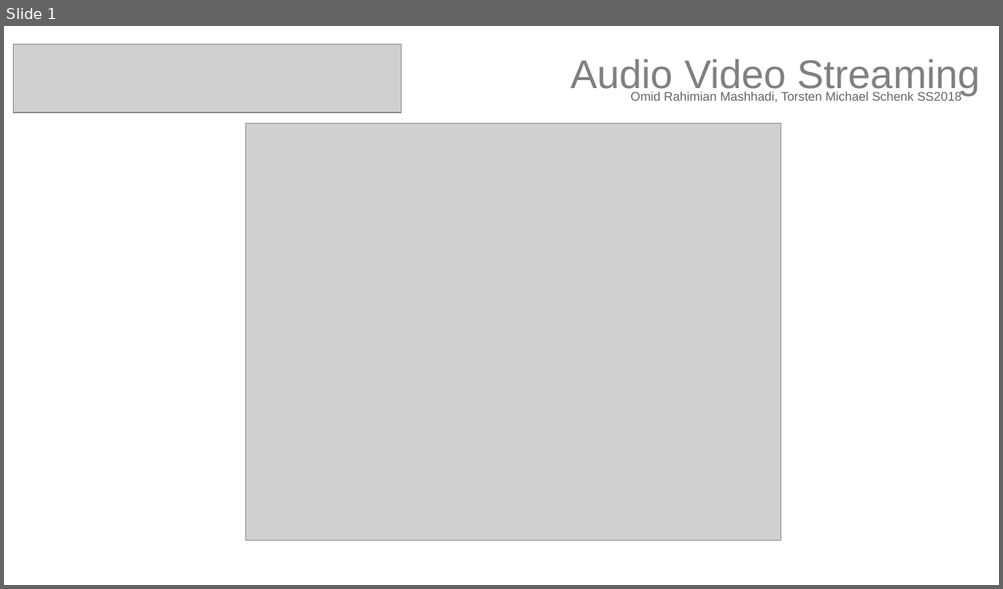
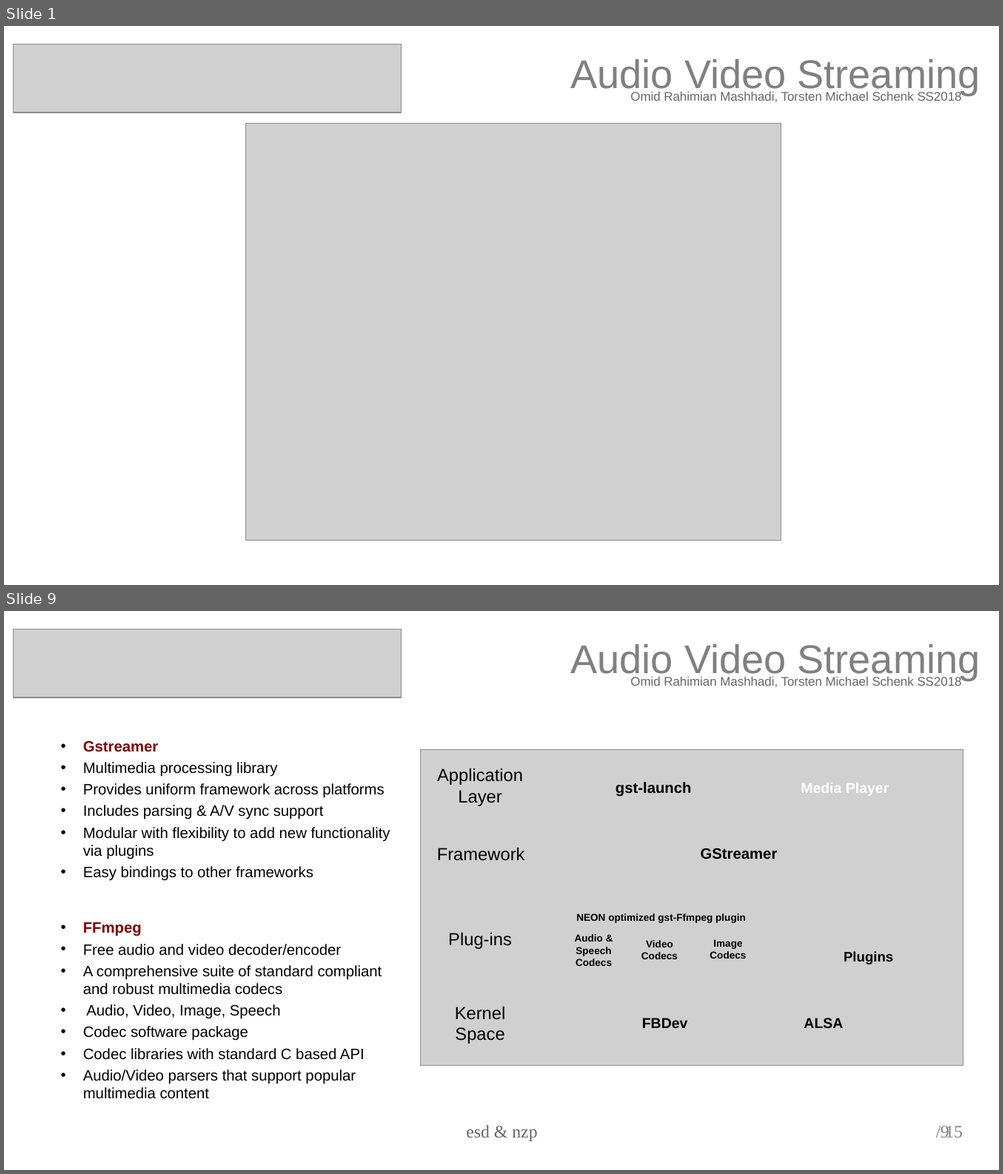
Before and after one commit to torstenschenk/beuth-avatar-ss2018, a slide deck: Presentation/Projekt/AVstreaming-Gruppe-15.odp. Shown one above the other, each under a label of ours: slide 1 before the commit, slides 1 and 9 after it; the slides between them are not shown. The pictures are 1003x589 and 1003x1174 pixels, drawn with LibreOffice and Linux fonts; fonts in the diff are those of the drawing; grey boxes stand for pictures. Boxes give left, top, right and bottom in pixels: in the first picture for what was removed or moved away, otherwise in the second. Text is boxed around its words. In the diff, an @@ line names an element or a change of style, - is before the commit and + after.

```diff
--- a/Presentation/Projekt/AVstreaming-Gruppe-15.odp
+++ b/Presentation/Projekt/AVstreaming-Gruppe-15.odp
@@ slide 9 added at bbox=[4, 611, 999, 1170], background #FFFFFF @@
@@ picture added at bbox=[13, 629, 401, 698] @@
@@ text added at bbox=[570, 644, 980, 680], 32 pt, text #808080 @@
+Audio Video Streaming
@@ text added at bbox=[630, 676, 962, 687], 10 pt, text #666666 @@
+Omid Rahimian Mashhadi, Torsten Michael Schenk SS2018
@@ text added at bbox=[83, 741, 390, 1099], 12 pt, text #000000 @@
+• Gstreamer
+• Multimedia processing library
+• Provides uniform framework across platforms
+• Includes parsing & A/V sync support
+• Modular with flexibility to add new functionality via plugins
+• Easy bindings to other frameworks
+• FFmpeg
+• Free audio and video decoder/encoder
+• A comprehensive suite of standard compliant and robust multimedia codecs
+• Audio, Video, Image, Speech
+• Codec software package
+• Codec libraries with standard C based API
+• Audio/Video parsers that support popular multimedia content
@@ group added at bbox=[421, 750, 963, 1066]: 14 texts, 1 picture @@
+Plug-ins
+Application Layer
+Framework
+Kernel Space
+FBDev
+Plugins
+ALSA
+Media Player
+gst-launch
+GStreamer
+NEON optimized gst-Ffmpeg plugin
+Audio &
+Speech Codecs
+Video
+Codecs
+Image
+Codecs
@@ text added at bbox=[466, 1125, 537, 1142], 14 pt, text #666666 @@
+esd & nzp
@@ page number added at bbox=[940, 1126, 949, 1138], 14 pt, text #808080 @@
+9
@@ text added at bbox=[945, 1126, 962, 1138], 14 pt, text #808080 @@
+/ 15
```
Also in this commit, not shown: 5 slides changed, 8 other slides added, 3 other files.
